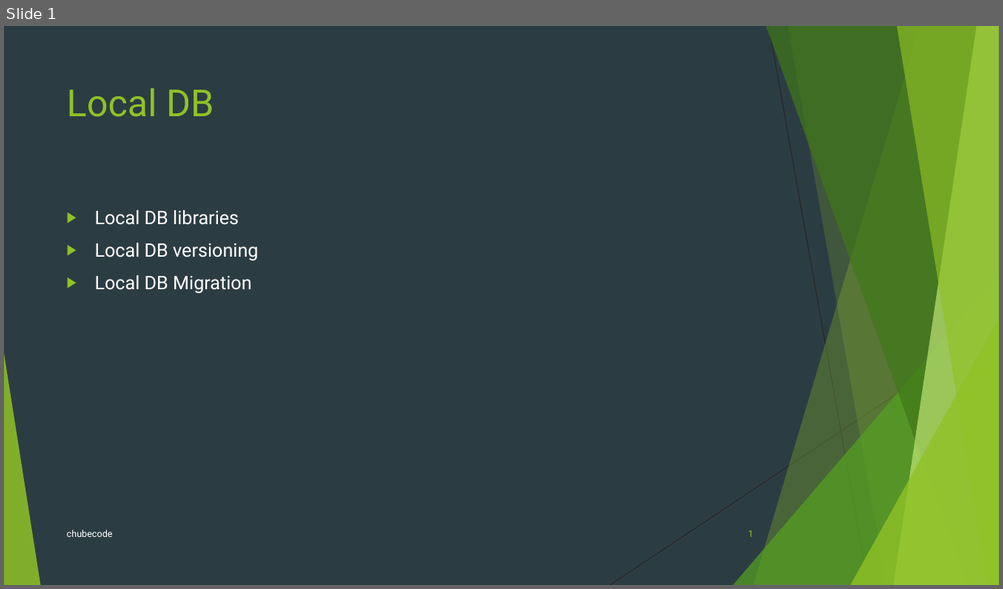
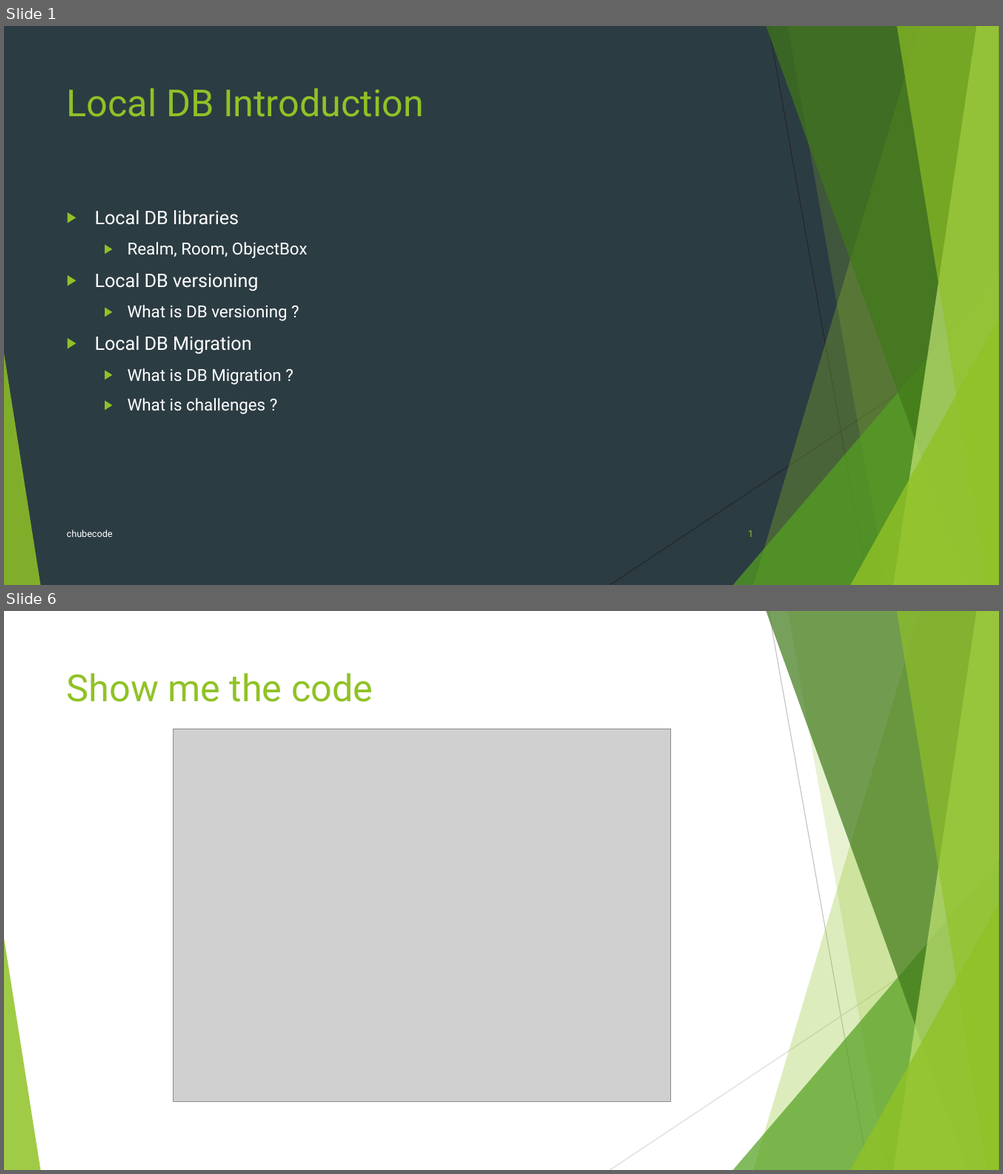
Before and after one commit to chubecode/allwaytolocaldb, a slide deck: LocalDB_chubecode.pptx. Shown one above the other, each under a label of ours: slide 1 before the commit, slides 1 and 6 after it; the slides between them are not shown. The pictures are 1003x589 and 1003x1174 pixels, drawn with LibreOffice and Linux fonts; fonts in the diff are those of the drawing; grey boxes stand for pictures. Boxes give left, top, right and bottom in pixels: in the first picture for what was removed or moved away, otherwise in the second. Text is boxed around its words. In the diff, an @@ line names an element or a change of style, - is before the commit and + after.

```diff
--- a/LocalDB_chubecode.pptx
+++ b/LocalDB_chubecode.pptx
@@ slide 6 added at (x1=4, y1=611, x2=999, y2=1170), background #FFFFFF; not listed: 8 template elements that a slide beside it also shows @@
@@ line added from (768, 611) to (868, 1170), #BFBFBF 0.75 pt @@
@@ title added at (x1=67, y1=673, x2=373, y2=702), 36 pt, text #90C226 @@
+Show me the code
@@ picture added at (x1=173, y1=729, x2=670, y2=1102) @@
@@ line added from (999, 911) to (610, 1170), #D9D9D9 0.75 pt @@
@@ slide 1 changed as well @@
@@ title at (x1=67, y1=88, x2=424, y2=117): text changed @@
-Local DB
+Local DB Introduction
@@ text at (x1=128, y1=242, x2=307, y2=258): paragraph added @@
+  ▶ Realm, Room, ObjectBox
@@ text at (x1=128, y1=305, x2=287, y2=321): paragraph added @@
+  ▶ What is DB versioning ?
@@ text at (x1=128, y1=369, x2=282, y2=414): paragraphs added @@
+  ▶ What is DB Migration ?
+  ▶ What is challenges ?
```
Also in this commit, not shown: 2 other slides changed, 2 other slides added.
